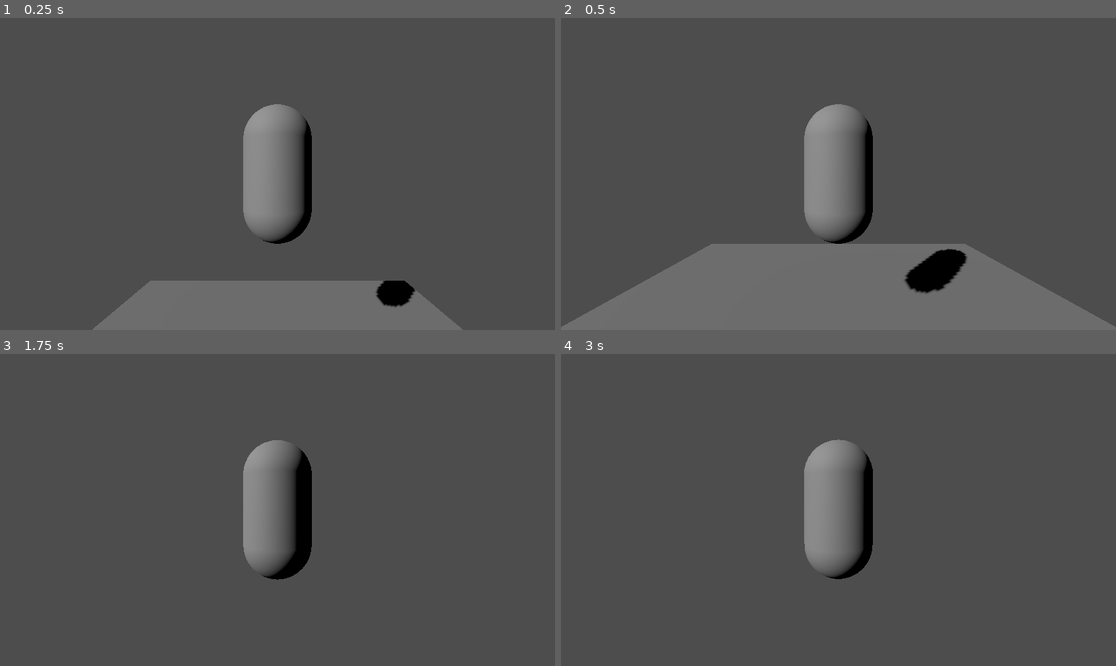
Above: before the commit, frames 1-4 (two rows, left to right).
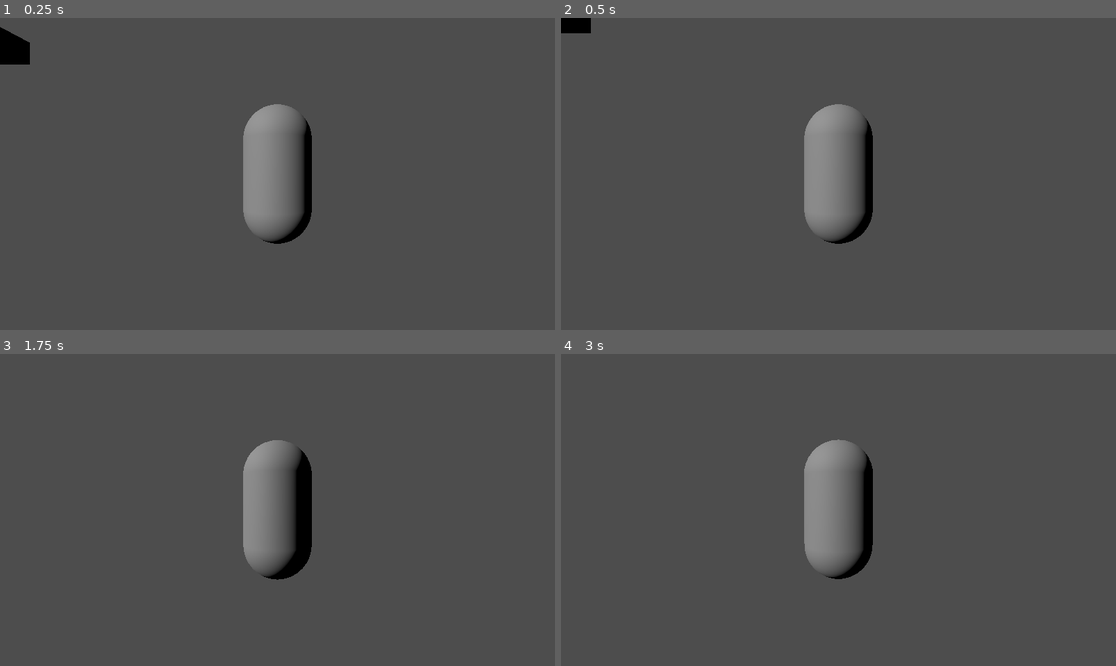
Above: after the commit, the same moments.

Repository: NoUsernameCreativity/minecraft_raytraced
Game: Godot game, scene res://root.tscn
The game is run twice, just before and just after one commit, with the same random seed, the same clock (stepped at 60 frames per second) and the same inputs.
Inputs (mouse positions are in pixels of both pictures, inside the frame that each line leads up to):
- Up to frame 1 (0.25 s): no input
- Up to frame 2 (0.5 s): no input
- Up to frame 3 (1.75 s): move the mouse to (305, 510) at 0.52 s; hold W (move_forward) from 0.53 s (still down); tap Space (jump) at 0.6, 0.77, 1.07, 1.35, 1.52 s; move the mouse to (249, 510) at 1.27 s
- Up to frame 4 (3 s): keep holding W (move_forward); tap Space (jump) at 1.82, 2.1, 2.75, 2.85 s; tap Enter at 2 s; move the mouse to (849, 503) at 2.02 s; move the mouse to (832, 516) at 2.77 s

The runs differ from the first frame. In frame 1, 9.4% of the frame differs, in the area x 0-84%, y 2-100%; in frame 2, 20%, in the area x 0-100%, y 0-100%; in frame 3, less than 0.1%; in frame 4, less than 0.1%.

Commit message:
Updated raytracing depth calculation, fixing a bug. Updated the code for box intersection.

Diff:
--- a/raytracing.gdshader
+++ b/raytracing.gdshader
@@ -26,6 +26,33 @@
 	vec3 colour;
 };
 
+// Returns whether the ray intersects the axis-aligned box [anchor, anchor+dimensions].
+// If true, writes entry/exit distances (tEnter, tExit) along ray.dir.
+bool aabb_intersect(vec3 anchor, vec3 dimensions, vec3 ro, vec3 rd, out float tEnter, out float tExit) {
+	vec3 minB = anchor;
+	vec3 maxB = anchor + dimensions;
+
+	// For each axis compute t for intersections with slabs
+	vec3 inv = vec3(
+		rd.x != 0.0 ? 1.0 / rd.x : 1e16,  // large sentinel when parallel
+		rd.y != 0.0 ? 1.0 / rd.y : 1e16,
+		rd.z != 0.0 ? 1.0 / rd.z : 1e16
+	);
+
+	vec3 t0 = (minB - ro) * inv;
+	vec3 t1 = (maxB - ro) * inv;
+
+	// Sort per axis
+	vec3 tmin = min(t0, t1);
+	vec3 tmax = max(t0, t1);
+
+	// Aggregate
+	tEnter = max(max(tmin.x, tmin.y), tmin.z);
+	tExit  = min(min(tmax.x, tmax.y), tmax.z);
+
+	// Valid intersection if slabs overlap and tExit >= 0
+	return (tExit >= tEnter) && (tExit >= 0.0);
+}
 
 void plane_intersection(vec3 normal, float dist, inout Ray ray) {
 	float rDot = dot(normal, ray.dir);
@@ -118,21 +145,42 @@
 Returns false if the player is not inside the box or if the ray misses the box.
 */
 bool raytrace_to_scene_box(inout Ray ray){
+	ray.hit = false;
+
+	float tEnter, tExit;
+	if (!aabb_intersect(u_viewBoxAnchor, u_viewBoxDim, ray.origin, ray.dir, tEnter, tExit)) {
+		return false;
+	}
+
 	if (insideSceneBox(ray.origin)){
+		ray.hit = true;
+		ray.dist = tExit;
 		return true;
 	}
 
-	Ray temp_ray;
-	temp_ray.origin = ray.origin;
-	temp_ray.dir = ray.dir;
-	temp_ray.dist = ray.dist;
-	box_intersection(u_viewBoxAnchor, u_viewBoxDim, temp_ray);
-	if (temp_ray.hit){
-		ray = temp_ray;
-		return true;
-	}
-	return false;
-}
+	// If entry is behind origin, try the exit
+	if (tEnter < 0.0) {
+		tEnter = tExit;
+	}
+
+	// Require entry is below the raydist
+	if (tEnter >= ray.dist) {
+		return false;
+	}
+
+	// Move origin to entry point and reduce remaining distance
+	ray.origin += tEnter * ray.dir;
+	ray.dist -= tEnter;
+	// ensure the ray will not leave the box
+	ray.dist = min(ray.dist, tExit - tEnter);
+
+	// Optional: mark that we have entered the box
+	ray.hit = true;
+	ray.colour = vec3(0.0, 0.0, 0.0); // not used for jump, but initialized
+
+	return true;
+}
+
 
 
 
@@ -145,6 +193,8 @@
 	ray_result.origin = ray.origin;
 	ray_result.dir = ray.dir;
 	ray_result.dist = maxDepth;
+	ray_result.hit = false;
+	ray_result.colour = vec3(0.0);
 
 	if (!raytrace_to_scene_box(ray_result)){
 		return ray_result;
@@ -154,10 +204,11 @@
 	new_ray.origin = ray_result.origin;
 	new_ray.hit = false;
 	new_ray.dir = ray.dir;
-	new_ray.dist = maxDepth;
-
-	plane_intersection(vec3(0, 1, 0), 10, new_ray);
-	box_intersection(vec3(20, 0, 0), vec3(10, 10, 5), new_ray);
+	new_ray.dist = ray_result.dist;
+	new_ray.colour = vec3(0.0);
+
+	plane_intersection(vec3(0, 1, 0), -5, new_ray);
+	box_intersection(vec3(15, 0, 0), vec3(10, 10, 5), new_ray);
 	return new_ray;
 }
 
@@ -183,6 +234,11 @@
 	view.xyz /= view.w;
 	float linear_depth = -view.z;
 
+	// This is depth in view space. We want depth in world space
+	vec4 world = INV_VIEW_MATRIX * INV_PROJECTION_MATRIX * vec4(ndc, 1.0);
+	vec3 world_position = world.xyz / world.w;
+	float currentDepthWorld = length(world_position - ray_origin);
+
 	// actually march ray
 
 
@@ -190,7 +246,7 @@
 	ray.dir = ray_dir;
 	ray.origin = ray_origin;
 
-	Ray res = raytrace_scene(ray, min(linear_depth, uSceneMaxDist));
+	Ray res = raytrace_scene(ray, min(currentDepthWorld, uSceneMaxDist));
 	if (res.hit){
 		ALBEDO = res.colour;
 		ALPHA = 1.0;
--- a/root.tscn
+++ b/root.tscn
@@ -48,7 +48,7 @@
 shape = SubResource("CapsuleShape3D_pyidc")
 
 [node name="floor" type="RigidBody3D" parent="."]
-transform = Transform3D(1, 0, 0, 0, 1, 0, 0, 0, 1, 0, -5.1950326, 0)
+transform = Transform3D(1, 0, 0, 0, 1, 0, 0, 0, 1, 16.441807, 5.0637417, 1.3861275)
 freeze = true
 
 [node name="MeshInstance3D" type="MeshInstance3D" parent="floor"]
